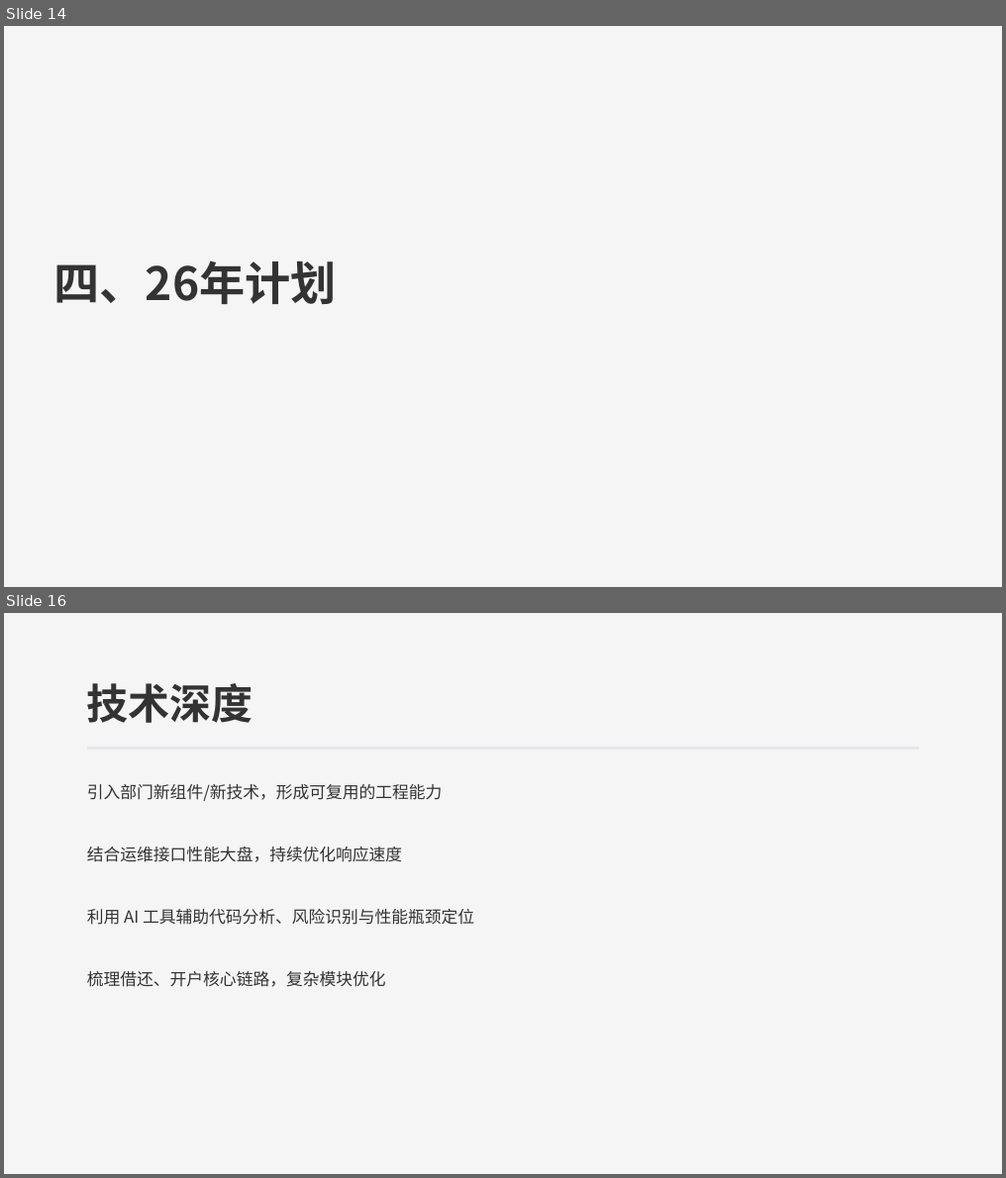
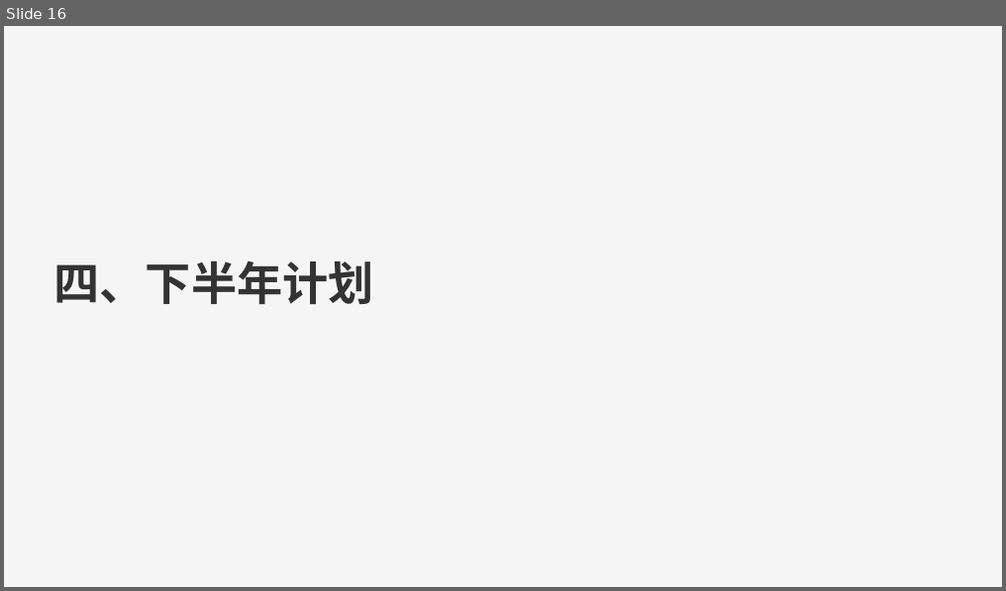
Before and after one commit to 543229143/ai_study, a slide deck: 26/2026年中汇报-研发部-账务组-赵鑫.pptx. Shown one above the other, each under a label of ours: slides 14 and 16 before the commit, slide 16 after it; the slides between them are not shown. The pictures are 1006x1178 and 1006x591 pixels, drawn with LibreOffice and Linux fonts; fonts in the diff are those of the drawing. Boxes give left, top, right and bottom in pixels: in the first picture for what was removed or moved away, otherwise in the second. Text is boxed around its words. In the diff, an @@ line names an element or a change of style, - is before the commit and + after.

```diff
--- a/26/2026年中汇报-研发部-账务组-赵鑫.pptx
+++ b/26/2026年中汇报-研发部-账务组-赵鑫.pptx
@@ slide 16 removed at bbox=[4, 613, 1002, 1174], background #F5F5F5 @@
@@ text removed at bbox=[87, 683, 253, 723] @@
-技术深度
@@ line removed from (87, 749) to (919, 749) @@
@@ text removed at bbox=[87, 784, 443, 801] @@
-引入部门新组件/新技术，形成可复用的工程能力
@@ text removed at bbox=[87, 847, 402, 862] @@
-结合运维接口性能大盘，持续优化响应速度
@@ text removed at bbox=[87, 909, 474, 925] @@
-利用 AI 工具辅助代码分析、风险识别与性能瓶颈定位
@@ text removed at bbox=[87, 971, 386, 987] @@
-梳理借还、开户核心链路，复杂模块优化
@@ what was slide 14 is now slide 16 @@
@@ slide 16 changed as well @@
@@ text at bbox=[54, 261, 373, 304]: text changed @@
-四、26年计划
+四、下半年计划
```
Also in this commit, not shown: 6 other slides changed, 13 slides added, 10 other slides removed, 5 other files.
